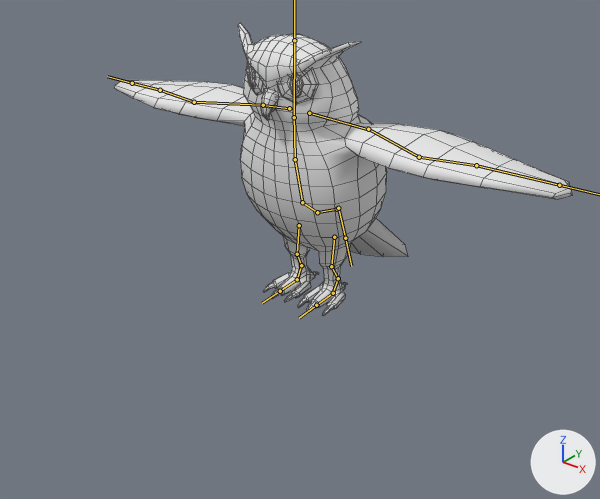
What one commit did to the FBX model PigeonTheGame/Assets/3D_Models/Enemies/Owl/Owl_Baked.fbx.
Camera for both pictures: a camera (50 mm lens) standing at (24.7, -31.4, 22.2) and looking at (2.8, -4.0, 5.2). Lighting does not change. The marker at lower right points along +X, +Y and +Z. The bones that bend it are drawn over the model as lines. Mesh edges are drawn as thin lines.

In view in the first picture: 'OWL'.
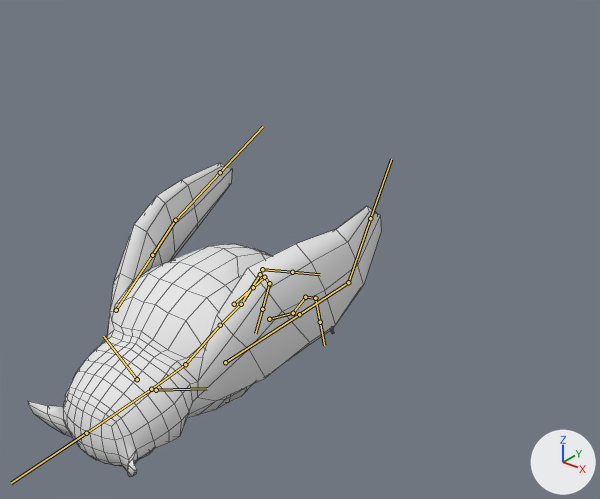
The newer file adds an action. The first version stands in its rest pose; the second is drawn at frame 11 of the action 'OwlRig|Owl_attack1.001'.

Location of each change, (x1, y1, x2, y2) in pixels of the pictures (600 x 499 px):
'OWL', posed (23% narrower, 7% taller)
    before: (115, 23, 573, 316)
    after: (27, 163, 381, 477)
bone 'spine', root to tip
    before: (337, 209) to (319, 212)
    after: (260, 274) to (243, 301)
bone 'Belly', root to tip
    before: (317, 212) to (302, 202)
    after: (241, 304) to (220, 325)
bone 'Chest2', root to tip
    before: (302, 202) to (295, 159)
    after: (220, 325) to (185, 364)
bone 'Chest1', root to tip
    before: (295, 159) to (294, 113)
    after: (185, 364) to (147, 392)
bone 'upper_arm.L', root to tip
    before: (368, 129) to (419, 157)
    after: (225, 362) to (299, 314)
bone 'forearm.L', root to tip
    before: (419, 157) to (476, 165)
    after: (299, 314) to (348, 282)
bone 'hand.L', root to tip
    before: (476, 165) to (559, 185)
    after: (348, 282) to (370, 218)
bone 'upper_arm.R', root to tip
    before: (263, 105) to (194, 102)
    after: (116, 310) to (152, 255)
bone 'forearm.R', root to tip
    before: (194, 102) to (160, 90)
    after: (152, 255) to (175, 220)
bone 'hand.R', root to tip
    before: (160, 90) to (132, 83)
    after: (175, 220) to (220, 172)
bone 'Upper_leg.L', root to tip
    before: (334, 237) to (331, 266)
    after: (269, 319) to (293, 313)
bone 'Lower_leg.L', root to tip
    before: (331, 266) to (338, 278)
    after: (293, 313) to (305, 297)
bone 'Upper_leg.R', root to tip
    before: (299, 225) to (297, 254)
    after: (234, 304) to (253, 287)
bone 'Lower_leg.R', root to tip
    before: (297, 254) to (301, 265)
    after: (253, 287) to (264, 277)
bone 'spine.002', root to tip
    before: (338, 208) to (345, 238)
    after: (262, 269) to (292, 272)

The edits, one by one:
Bone 'spine' (bone_spine) moves from (0.0, 0.0, 0.0) to (0.0, 6.08, 2.8).
Bone 'spine' (bone_spine) turns from (0, 0, 0) to (49, 0, 0) degrees about its own x, y and z.
Bone 'Belly' (bone_belly) turns from (0, 0, 0) to (7, 0, 0) degrees about its own x, y and z.
Bone 'Chest2' (bone_chest2) turns from (0, 0, 0) to (44, 0, 0) degrees about its own x, y and z.
Bone 'Chest1' (bone_chest1) turns from (0, 0, 0) to (-5, 0, 0) degrees about its own x, y and z.
Bone 'upper_arm.L' (bone_upper_arm_l) moves from (0.0, 0.0, 0.0) to (-0.91, 0.02, -0.92).
Bone 'upper_arm.L' (bone_upper_arm_l) turns from (0, 0, 0) to (-58, 10, 47) degrees about its own x, y and z.
Bone 'forearm.L' (bone_forearm_l) turns from (0, 0, 0) to (-7, 1, -23) degrees about its own x, y and z.
Bone 'hand.L' (bone_hand_l) turns from (0, 0, 0) to (-17, 9, 6) degrees about its own x, y and z.
Bone 'upper_arm.R' (bone_upper_arm_r) moves from (0.0, 0.0, 0.0) to (0.91, 0.02, -0.92).
Bone 'upper_arm.R' (bone_upper_arm_r) turns from (0, 0, 0) to (-58, -10, -47) degrees about its own x, y and z.
Bone 'forearm.R' (bone_forearm_r) turns from (0, 0, 0) to (-7, -1, 23) degrees about its own x, y and z.
Bone 'hand.R' (bone_hand_r) turns from (0, 0, 0) to (-17, -9, -6) degrees about its own x, y and z.
Bone 'Upper_leg.L' (bone_upper_leg_l) turns from (0, 0, 0) to (37, 0, -7) degrees about its own x, y and z.
Bone 'Lower_leg.L' (bone_lower_leg_l) turns from (0, 0, 0) to (8, 0, -1) degrees about its own x, y and z.
Bone 'Upper_leg.R' (bone_upper_leg_r) turns from (0, 0, 0) to (56, 0, 10) degrees about its own x, y and z.
Bone 'Lower_leg.R' (bone_lower_leg_r) turns from (0, 0, 0) to (-35, -1, -2) degrees about its own x, y and z.
Bone 'spine.002' (bone_spine_002) moves from (0.0, 0.0, 0.0) to (0.0, 0.1, 0.11).
Bone 'spine.002' (bone_spine_002) turns from (0, 0, 0) to (-1, 1, -8) degrees about its own x, y and z.
